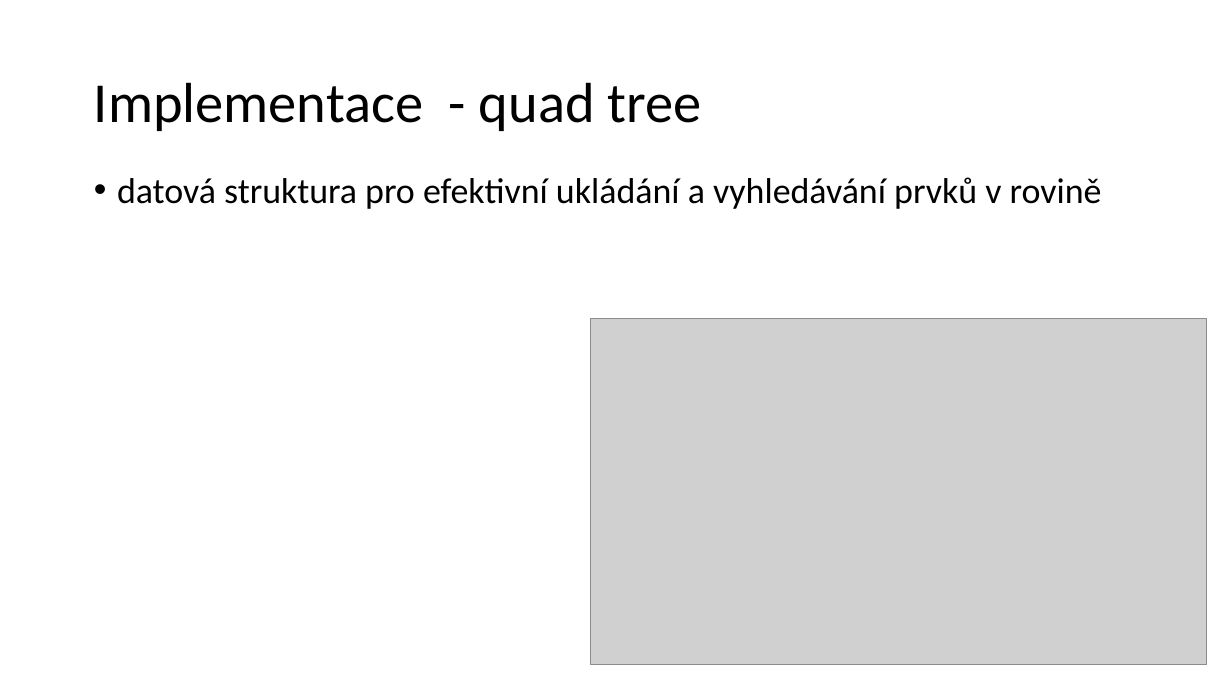
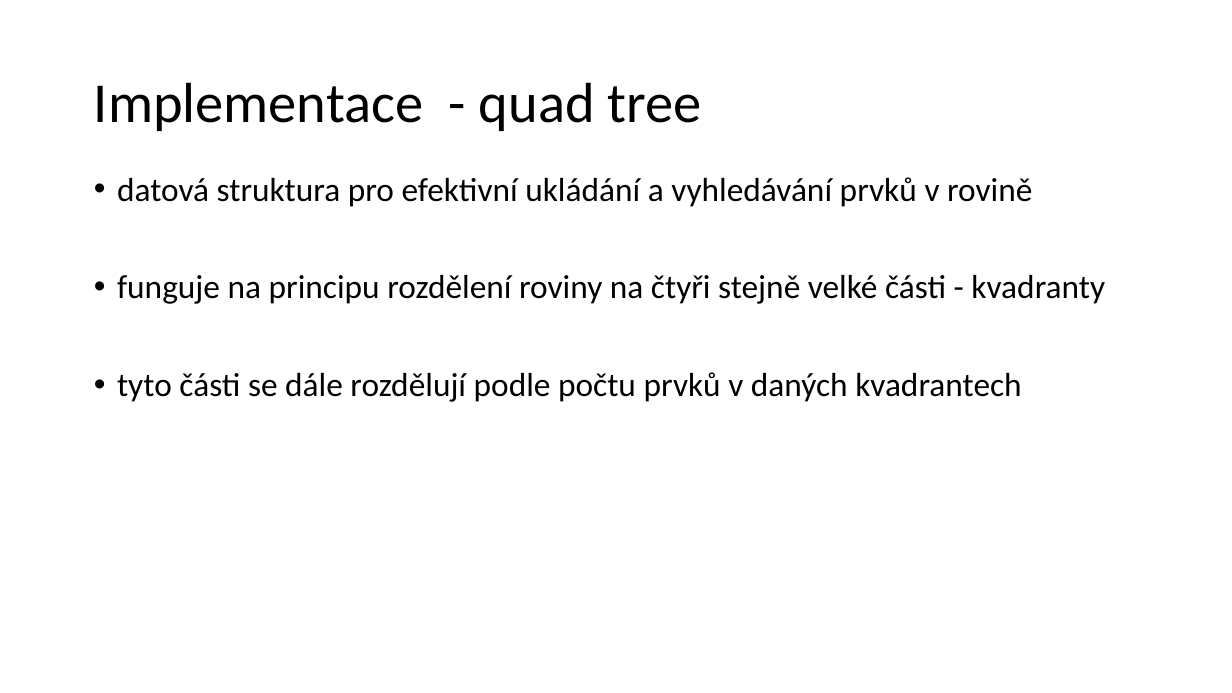
Before and after one commit to hradma10/6.semestr, a slide deck: slide 9 of SBP/Prezentace SBP Hradílek.pptx. Drawn at 1232x693 pixels with LibreOffice and Linux fonts; fonts in the diff are those of the drawing; grey boxes stand for pictures. Boxes give left, top, right and bottom in pixels: in the first picture for what was removed or moved away, otherwise in the second. Text is boxed around its words. In the diff, an @@ line names an element or a change of style, - is before the commit and + after.

```diff
--- a/SBP/Prezentace SBP Hradílek.pptx
+++ b/SBP/Prezentace SBP Hradílek.pptx
@@ text at bbox=[117, 177, 1032, 207]: size 28 to 26 pt in "datová struktura pro efektivní ukládání a vyhledávání ..." @@
@@ text at bbox=[117, 275, 1105, 402]: paragraphs added @@
+• funguje na principu rozdělení roviny na čtyři stejně velké části - kvadranty
+• tyto části se dále rozdělují podle počtu prvků v daných kvadrantech
@@ picture removed at bbox=[591, 318, 1207, 665] @@
```
Also in this commit, not shown: 11 other slides changed, 2 slides added, 6 other files.
